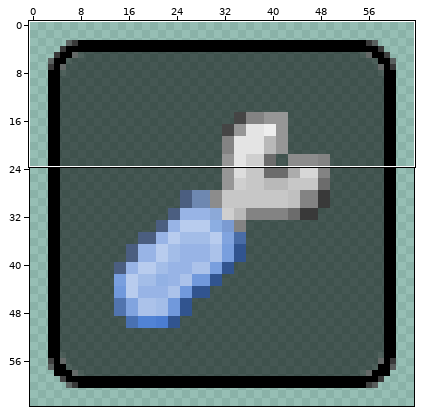
Two versions of one pixel-art sprite, materials/icon64/chicagoRP_settings.png. The picture above shows the old version from afar; the outline marks the close-up.
Close-up. The starting point:
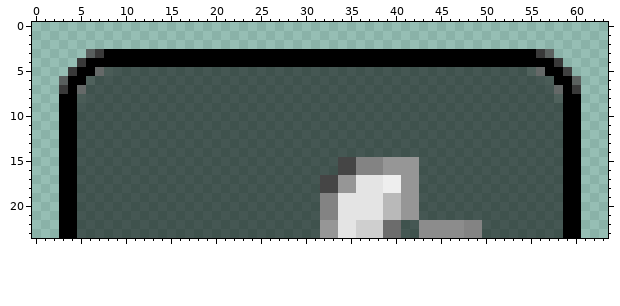
The file is 64x64 pixels. Colours within 5 levels of each other are drawn and written as one. Shown: x 0..63, y 0..23. The commit also changed other parts of the picture, which this record leaves out.
And afterwards:
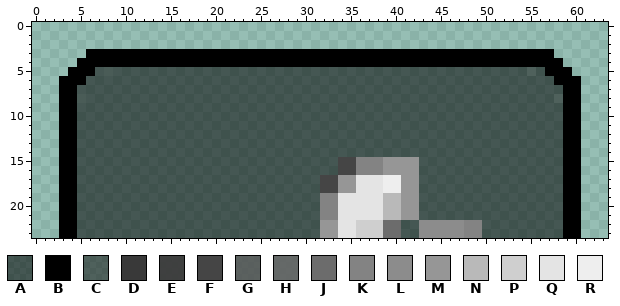
Palette (. is transparent): A #0000008a  B #000000  C #19191990  D #393939  E #3c3c3cf7  F #454545  G #515151da  H #606060e7  J #6c6c6c  K #838383  L #8c8c8c  M #969696  N #b9b9b9  P #cfcfcf  Q #e4e4e4  R #eeeeee
Diff:
y 3: x 6..7 GD -> BB; x 56..57 DG -> BB
y 4: x 5 D -> B; x 58 D -> B
y 5: x 4 D -> B; x 7 H -> A; x 56 H -> A; x 59 E -> B
y 6: x 3 G -> B; x 6 C -> A; x 57 C -> A; x 60 G -> B
y 7: x 3 D -> B; x 5 H -> A; x 58 H -> A; x 60 D -> B
Boxes around the changes in both close-ups, in picture pixels (x1, y1, x2, y2):
changed: (59, 49, 104, 94)
changed: (536, 49, 581, 94)
